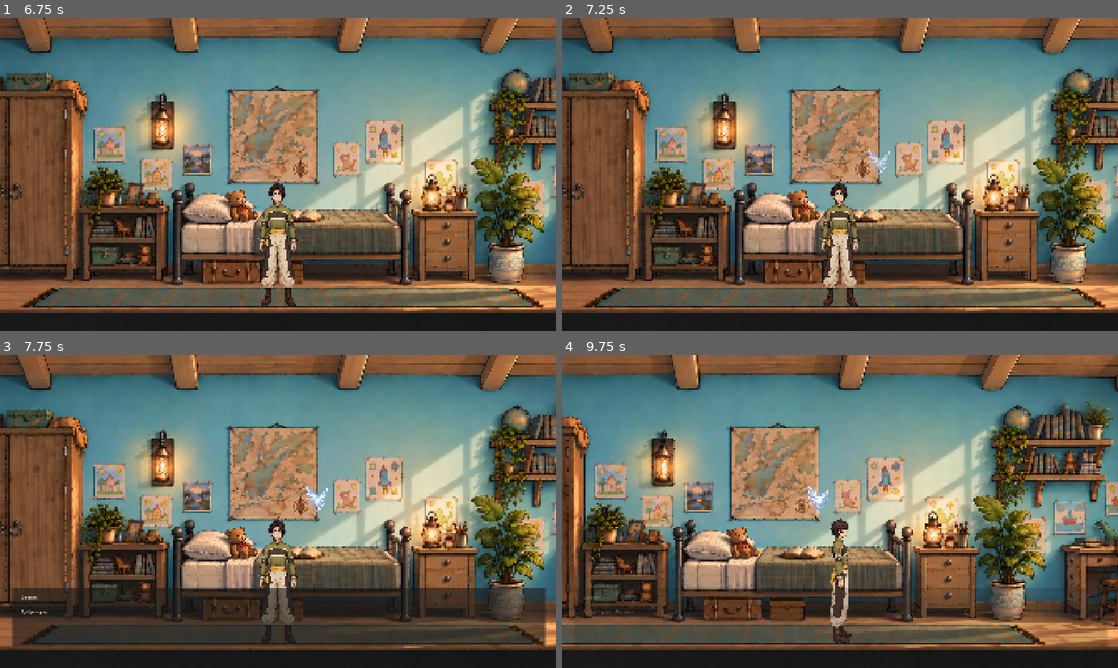
Above: before the commit, frames 1-4 (two rows, left to right).
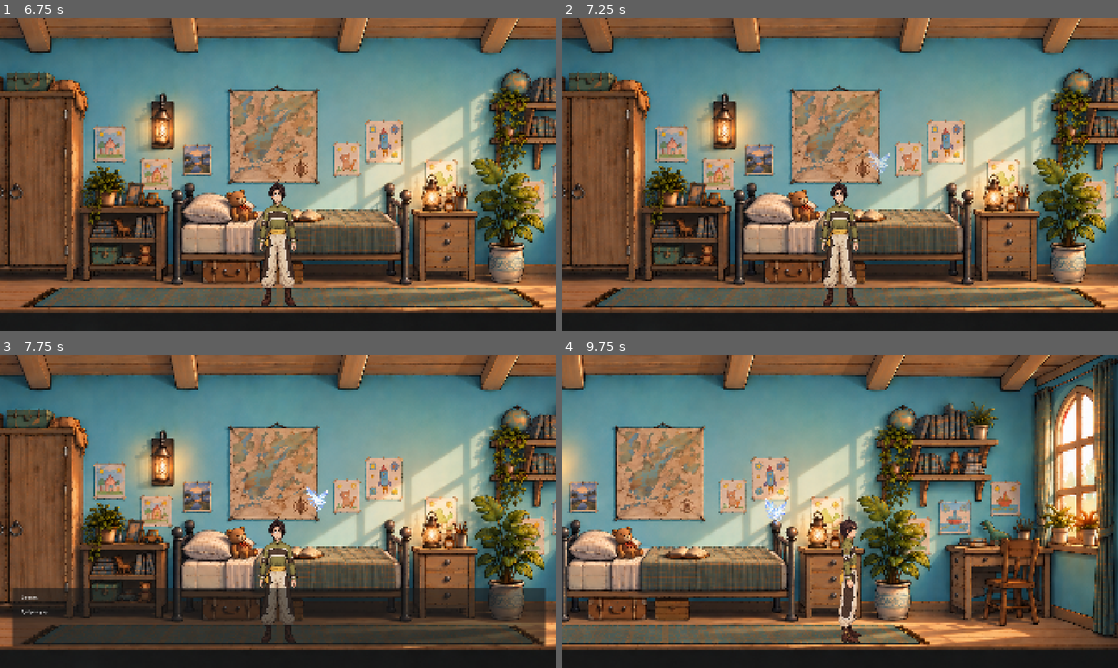
Above: after the commit, the same moments.

Repository: Alona674/WhoAmI
Game: Godot game, scene res://scenes/ui/MainMenu.tscn
The game is run twice, just before and just after one commit, with the same random seed, the same clock (stepped at 60 frames per second) and the same inputs.
Inputs (mouse positions are in pixels of both pictures, inside the frame that each line leads up to):
- Up to frame 1 (6.75 s): click "Новая игра" at 0.5 s; tap Enter (ui_accept) at 1.25, 1.52, 2.27, 2.75, 3.77, 4.25, 4.52, 5, 5.27, 6.5 s; move the mouse to (400, 158) at 1.27 s; hold E (interact) 1.28-2.03 s; hold D (move_right) 1.28-2.78 s; click (400, 158) at 1.42 s; move the mouse to (166, 190) at 2.02 s; tap E (interact) every 1.5 s from 2.1 to 6.6 s; move the mouse to (333, 105) at 2.77 s; hold A (move_left) 2.78-3.53 s; hold E (interact) 2.78-3.53 s; move the mouse to (250, 237) at 3.52 s; hold D (move_right) 3.53-5.03 s; click (250, 237) at 3.67 s; move the mouse to (444, 221) at 4.27 s; hold E (interact) 4.28-5.03 s; move the mouse to (111, 127) at 5.02 s; hold A (move_left) 5.03-5.78 s; move the mouse to (305, 174) at 5.77 s; hold D (move_right) 5.78-6.53 s; hold E (interact) 5.78-6.53 s; click (305, 174) at 5.92 s; move the mouse to (194, 96) at 6.52 s; hold A (move_left) from 6.53 s (still down)
- Up to frame 2 (7.25 s): keep holding A (move_left); tap Enter (ui_accept) at 6.77 s
- Up to frame 3 (7.75 s): keep holding A (move_left); move the mouse to (400, 495) at 7.27 s; hold E (interact) from 7.28 s (still down); tap Enter (ui_accept) at 7.52 s
- Up to frame 4 (9.75 s): tap Enter (ui_accept) at 8, 8.27 s; move the mouse to (728, 527) at 8.02 s; release A (move_left) at 8.03 s; release E (interact) at 8.03 s; hold D (move_right) from 8.03 s (still down); tap E (interact) at 8.1, 9.6 s; click (728, 527) at 8.17 s; move the mouse to (895, 442) at 8.77 s; hold E (interact) 8.78-9.53 s; move the mouse to (812, 574) at 9.52 s

Frame 1 is identical in both runs. In frame 2, less than 0.1% of the frame differs, in the area x 55-59%, y 42-50%; in frame 3, less than 0.1%; in frame 4, 71%, in the area x 0-100%, y 0-95%.

Commit message:
Preserve companion adaptation before restoring lost gameplay

Diff:
--- /dev/null
+++ b/scenes/characters/svetik.tscn
@@ -0,0 +1,20 @@
+[gd_scene format=3]
+
+[ext_resource type="Script" path="res://scripts/interaction/svetik.gd" id="1"]
+[ext_resource type="Texture2D" path="res://art/characters/Svetik.png" id="2"]
+
+[sub_resource type="CircleShape2D" id="shape"]
+radius = 34.0
+
+[node name="Svetik" type="Area2D"]
+visible = false
+z_index = 2
+script = ExtResource("1")
+interaction_priority = -1
+
+[node name="Sprite2D" type="Sprite2D" parent="."]
+scale = Vector2(0.06, 0.06)
+texture = ExtResource("2")
+
+[node name="CollisionShape2D" type="CollisionShape2D" parent="."]
+shape = SubResource("shape")
--- a/scenes/rooms/bathroom.tscn
+++ b/scenes/rooms/bathroom.tscn
@@ -13,7 +13,7 @@
 
 [ext_resource type="Script" path="res://scripts/UI/container_panel.gd" id="container"]
 [ext_resource type="Shader" path="res://scripts/effects/mirror_blood.gdshader" id="blood"]
-[ext_resource type="Texture2D" path="res://art/characters/Svetik.png" id="svetik"]
+[ext_resource type="PackedScene" path="res://scenes/characters/svetik.tscn" id="svetik"]
 
 [ext_resource type="Script" path="res://scripts/interaction/cabinet.gd" id="cabinet"]
 
@@ -54,6 +54,7 @@
 [node name="Player" parent="." groups=["player"] instance=ExtResource("3_player")]
 script = ExtResource("10_player")
 position = Vector2(1080, 630)
+room_controls_prompt = true
 
 [node name="BathroomEntryPoint" type="Marker2D" parent="."]
 position = Vector2(1080, 630)
@@ -117,11 +118,8 @@
 [node name="CollisionShape2D" type="CollisionShape2D" parent="Basket"]
 shape = SubResource("item_shape")
 
-[node name="Svetik" type="Sprite2D" parent="."]
-visible = false
+[node name="Svetik" parent="." instance=ExtResource("svetik")]
 position = Vector2(1515, 330)
-scale = Vector2(0.06, 0.06)
-texture = ExtResource("svetik")
 
 [node name="ContainerPanel" type="Control" parent="UILayer"]
 script = ExtResource("container")
--- a/scenes/rooms/bedroom.tscn
+++ b/scenes/rooms/bedroom.tscn
@@ -8,22 +8,19 @@
 [ext_resource type="Script" uid="uid://ceu0h1yy7x0j0" path="res://scripts/dialogue/dialogue_manager.gd" id="7_v47ap"]
 [ext_resource type="Script" uid="uid://3c4xkneuemol" path="res://scripts/interaction/mama.gd" id="8_ohr7v"]
 [ext_resource type="Texture2D" uid="uid://cp708ub55hx7p" path="res://art/characters/mama.png" id="9_63ydc"]
-[ext_resource type="Script" uid="uid://cxfcvrgtdcxqb" path="res://scripts/interaction/svetik.gd" id="10_ispgn"]
-[ext_resource type="Texture2D" path="res://art/characters/Svetik.png" id="11_thvn2"]
 [ext_resource type="Script" uid="uid://cs47lryboowoa" path="res://scripts/transitions/doors.gd" id="12_uq8jf"]
 [ext_resource type="PackedScene" uid="uid://hisq1d0ohn27" path="res://scenes/ui/PauseMenu.tscn" id="14_uq8jf"]
 
 [ext_resource type="PackedScene" path="res://scenes/rooms/objects/Wardrobe.tscn" id="cabinet"]
 [ext_resource type="Script" path="res://scripts/UI/container_panel.gd" id="container"]
 
+[ext_resource type="PackedScene" path="res://scenes/characters/svetik.tscn" id="svetik_companion"]
+
 [sub_resource type="RectangleShape2D" id="RectangleShape2D_b2v72"]
 size = Vector2(89.5, 79)
 
 [sub_resource type="RectangleShape2D" id="RectangleShape2D_ispgn"]
 size = Vector2(341.2888, 1149.5215)
-
-[sub_resource type="RectangleShape2D" id="RectangleShape2D_c3xs0"]
-size = Vector2(78, 85)
 
 [sub_resource type="RectangleShape2D" id="RectangleShape2D_uq8jf"]
 size = Vector2(94, 108)
@@ -74,19 +71,8 @@
 
 scale = Vector2(0.22, 0.22)
 
-[node name="Svetik" type="Area2D" parent="." unique_id=194835532]
-script = ExtResource("10_ispgn")
-position = Vector2(919.81299, 240.50654)
-scale = Vector2(0.74528, 0.69915)
-
-[node name="Sprite2D" type="Sprite2D" parent="Svetik" unique_id=1190584467]
-position = Vector2(264, 186.00003)
-scale = Vector2(0.079613596, 0.08811416)
-texture = ExtResource("11_thvn2")
-
-[node name="CollisionShape2D" type="CollisionShape2D" parent="Svetik" unique_id=1538211167]
-position = Vector2(266, 189)
-shape = SubResource("RectangleShape2D_c3xs0")
+[node name="Svetik" parent="." instance=ExtResource("svetik_companion")]
+position = Vector2(1117, 371)
 
 [node name="CorridorDoor" type="Area2D" parent="." unique_id=1990220822]
 script = ExtResource("12_uq8jf")
--- a/scenes/rooms/corridor.tscn
+++ b/scenes/rooms/corridor.tscn
@@ -7,6 +7,8 @@
 [ext_resource type="Script" uid="uid://cs47lryboowoa" path="res://scripts/transitions/doors.gd" id="4_jf14u"]
 [ext_resource type="PackedScene" uid="uid://b1d7m4myvd8ma" path="res://scenes/ui/DialogueManager.tscn" id="4_xm07l"]
 [ext_resource type="Script" uid="uid://ceu0h1yy7x0j0" path="res://scripts/dialogue/dialogue_manager.gd" id="5_bnshd"]
+
+[ext_resource type="PackedScene" path="res://scenes/characters/svetik.tscn" id="svetik_companion"]
 
 [sub_resource type="RectangleShape2D" id="RectangleShape2D_a5ngl"]
 size = Vector2(1982, 724)
@@ -56,6 +58,8 @@
 left_limit = 95.0
 right_limit = 2077.0
 floor_y = 630.0
+
+[node name="Svetik" parent="." instance=ExtResource("svetik_companion")]
 
 [node name="DialogueManager" parent="." unique_id=1465301247 instance=ExtResource("4_xm07l")]
 script = ExtResource("5_bnshd")
--- a/scenes/rooms/kitchen.tscn
+++ b/scenes/rooms/kitchen.tscn
@@ -16,6 +16,8 @@
 [ext_resource type="Script" uid="uid://ceu0h1yy7x0j0" path="res://scripts/dialogue/dialogue_manager.gd" id="14_33dcn"]
 [ext_resource type="PackedScene" uid="uid://hisq1d0ohn27" path="res://scenes/ui/PauseMenu.tscn" id="14_pause"]
 [ext_resource type="Script" uid="uid://cs47lryboowoa" path="res://scripts/transitions/doors.gd" id="15_avos5"]
+
+[ext_resource type="PackedScene" path="res://scenes/characters/svetik.tscn" id="svetik_companion"]
 
 [sub_resource type="RectangleShape2D" id="RectangleShape2D_scale"]
 size = Vector2(120, 150)
@@ -86,6 +88,8 @@
 [node name="CollisionShape2D" type="CollisionShape2D" parent="Pan" unique_id=1276094175]
 shape = SubResource("RectangleShape2D_pan")
 
+[node name="Svetik" parent="." instance=ExtResource("svetik_companion")]
+
 [node name="DialogueManager" parent="." unique_id=1471203884 instance=ExtResource("13_dialogue")]
 script = ExtResource("14_33dcn")
 
--- a/scripts/core/bathroom.gd
+++ b/scripts/core/bathroom.gd
@@ -73,13 +73,13 @@
 	busy = true
 	await say("Михаил", "Ух ты, я как всегда выгляжу круто!")
 	$MirrorGlass/Reflection.material.set_shader_parameter("blood", true)
-	$Svetik.show()
+	$Svetik.begin_scripted_scene(Vector2(1515, 330))
 	await say("Светик", "А так?")
 	await say("Михаил", "Аааа, убери!!!")
 	await say("Светик", "А мне кажется тебе так больше идёт.")
 	$MirrorGlass/Reflection.material.set_shader_parameter("blood", false)
 	await say("Михаил", "Фух, вроде всё на месте, я опять красавчик.")
-	$Svetik.hide()
+	$Svetik.end_scripted_scene()
 	GameState.set_flag("bathroom_mirror_completed")
 	busy = false
 	player.can_move = true
--- a/scripts/core/bedroom.gd
+++ b/scripts/core/bedroom.gd
@@ -70,6 +70,7 @@
 	await create_tween().tween_property(svetik,"modulate:a",1.0,0.6).finished
 	await say("Светик", "Доброе утро, Михаил.")
 	GameState.bedroom_intro_completed = true
+	svetik.start_following()
 	scene_stage = 3
 	busy = false
 	player.can_move = true
--- a/scripts/interaction/interactable_base.gd
+++ b/scripts/interaction/interactable_base.gd
@@ -2,6 +2,7 @@
 extends Area2D
 
 @export var interaction_name: String = "Объект"
+@export var interaction_priority: int = 0
 
 func interact() -> void:
 	print("Взаимодействие: ", interaction_name)
--- a/scripts/interaction/svetik.gd
+++ b/scripts/interaction/svetik.gd
@@ -1,11 +1,68 @@
 extends InteractableBase
 
+@export var follow_distance: float = 100.0
+@export var flight_height: float = 310.0
+@export var follow_smoothing: float = 4.0
+@export var hover_amplitude: float = 7.0
+@export var hover_speed: float = 2.2
 
 @onready var dialogue_manager = get_node("../DialogueManager")
+@onready var player = get_parent().get_node("Player")
 
+var following: bool = false
+var scripted: bool = false
+var scripted_target: Vector2
+var travel_direction: float = 1.0
+var hover_phase: float = 0.0
 
 func _ready() -> void:
 	interaction_name = "Светик"
+	# Let the room apply its entry marker before placing the companion.
+	call_deferred("_restore_following")
+
+
+func _restore_following() -> void:
+	if GameState.bedroom_intro_completed:
+		start_following(true)
+
+
+func start_following(snap_to_player: bool = false) -> void:
+	following = true
+	show()
+	if snap_to_player:
+		global_position = _follow_target()
+
+
+func _follow_target() -> Vector2:
+	return Vector2(
+		clampf(player.global_position.x - travel_direction * follow_distance,
+			player.left_limit + 35.0, player.right_limit - 35.0),
+		player.global_position.y - flight_height
+	)
+
+
+func _physics_process(delta: float) -> void:
+	if not following and not scripted:
+		return
+	hover_phase = fmod(hover_phase + delta * hover_speed, TAU)
+	if not is_zero_approx(player.velocity.x):
+		travel_direction = signf(player.velocity.x)
+	var target := scripted_target if scripted else _follow_target()
+	target.y += sin(hover_phase) * hover_amplitude
+	global_position = global_position.lerp(target, 1.0 - exp(-follow_smoothing * delta))
+
+
+func begin_scripted_scene(target: Vector2) -> void:
+	scripted_target = target
+	scripted = true
+	if not visible:
+		global_position = target
+	show()
+
+
+func end_scripted_scene() -> void:
+	scripted = false
+	visible = following
 
 
 func interact() -> void:
--- a/scripts/player/player.gd
+++ b/scripts/player/player.gd
@@ -78,6 +78,10 @@
 	if not can_move:
 		return
 	if event.is_action_pressed("interact") and not event.is_echo():
+		# Leave E to the door handler when standing in a doorway.
+		for object in interaction_area.get_overlapping_areas():
+			if object.has_method("interact_with_door") and object.player_nearby:
+				return
 		if current_interactable != null:
 			if current_interactable.has_method("interact"):
 				current_interactable.interact()
@@ -87,6 +91,7 @@
 	var objects := interaction_area.get_overlapping_areas()
 	var nearest_object: Area2D = null
 	var nearest_distance: float = INF
+	var nearest_priority: int = -2147483648
 
 	for object in objects:
 		if not object.is_visible_in_tree() or not object.has_method("interact"):
@@ -96,9 +101,12 @@
 			object.global_position
 		)
 
-		if distance < nearest_distance:
+		var priority: int = object.interaction_priority if object is InteractableBase else 0
+		# A nearby companion must not take E away from room objects.
+		if priority > nearest_priority or (priority == nearest_priority and distance < nearest_distance):
 			nearest_object = object
 			nearest_distance = distance
+			nearest_priority = priority
 
 	highlighted_interactable = nearest_object
 	current_interactable = nearest_object
